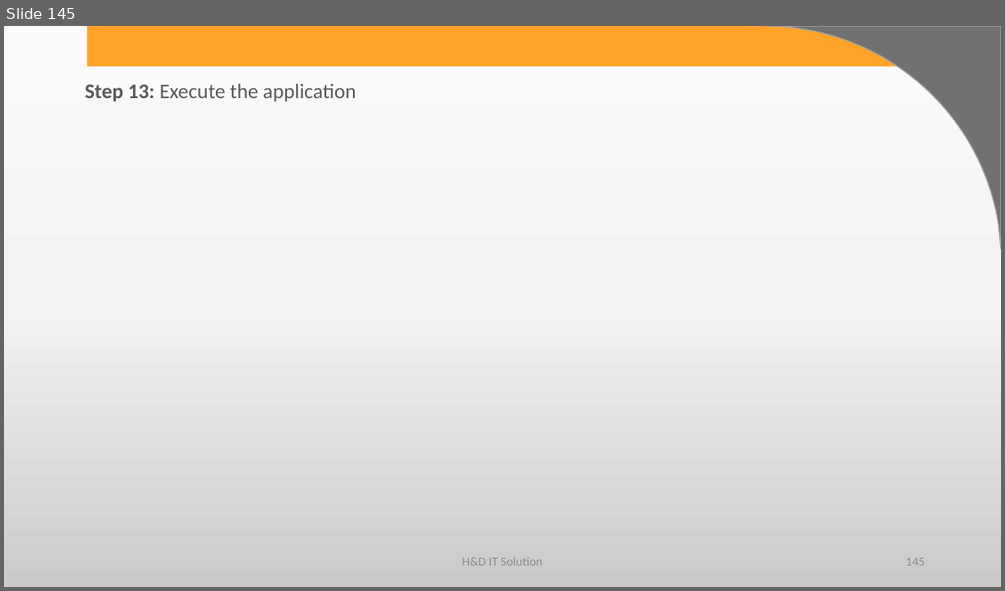
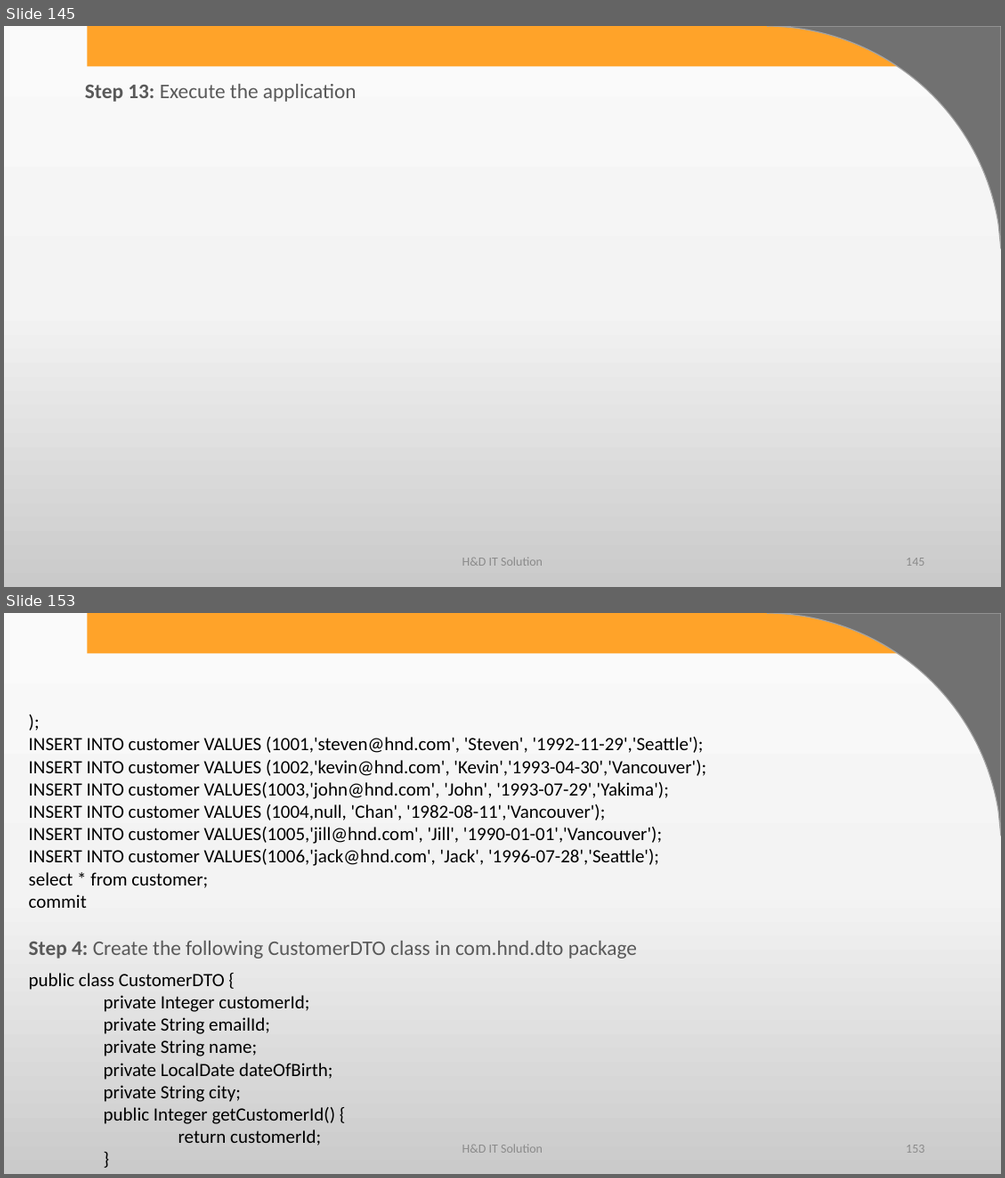
Before and after one commit to harshadasawant/spring_boot1, a slide deck: infinite/src/main/ppt/Persistence Layer using Spring Boot.pptx. Shown one above the other, each under a label of ours: slide 145 before the commit, slides 145 and 153 after it; the slides between them are not shown. The pictures are 1005x591 and 1005x1178 pixels, drawn with LibreOffice and Linux fonts; fonts in the diff are those of the drawing; background and template pictures are left out. Boxes give left, top, right and bottom in pixels: in the first picture for what was removed or moved away, otherwise in the second. Text is boxed around its words. In the diff, an @@ line names an element or a change of style, - is before the commit and + after.

```diff
--- a/infinite/src/main/ppt/Persistence Layer using Spring Boot.pptx
+++ b/infinite/src/main/ppt/Persistence Layer using Spring Boot.pptx
@@ slide 153 added at <box>4,613,1001,1174</box>, background gradient #FBFBFB to #F4F4F4 to #CBCBCB; not listed: 2 template elements that a slide beside it also shows @@
@@ text added at <box>29,737,706,908</box>, 18 pt, text #000000 @@
+);
+INSERT INTO customer VALUES (1001,'steven@hnd.com', 'Steven', '1992-11-29','Seattle');
+INSERT INTO customer VALUES (1002,'kevin@hnd.com', 'Kevin','1993-04-30','Vancouver');
+INSERT INTO customer VALUES(1003,'john@hnd.com', 'John', '1993-07-29','Yakima');
+INSERT INTO customer VALUES (1004,null, 'Chan', '1982-08-11','Vancouver');
+INSERT INTO customer VALUES(1005,'jill@hnd.com', 'Jill', '1990-01-01','Vancouver');
+INSERT INTO customer VALUES(1006,'jack@hnd.com', 'Jack', '1996-07-28','Seattle');
+select * from customer;
+commit
@@ text added at <box>29,941,637,958</box>, 20 pt, text #595959 @@
+Step 4: Create the following CustomerDTO class in com.hnd.dto package
@@ text added at <box>29,973,336,1145</box>, 18 pt, text #000000 @@
+public class CustomerDTO {
+private Integer customerId;
+private String emailId;
+private String name;
+private LocalDate dateOfBirth;
+private String city;
+public Integer getCustomerId() {
+return customerId;
+}
@@ text added at <box>462,1143,542,1152</box>, 12 pt, text #8C8C8C @@
+H&D IT Solution
@@ page number added at <box>906,1144,924,1152</box>, 12 pt, text #8C8C8C @@
+153
```
Also in this commit, not shown: 35 other slides added, 5 other files.
